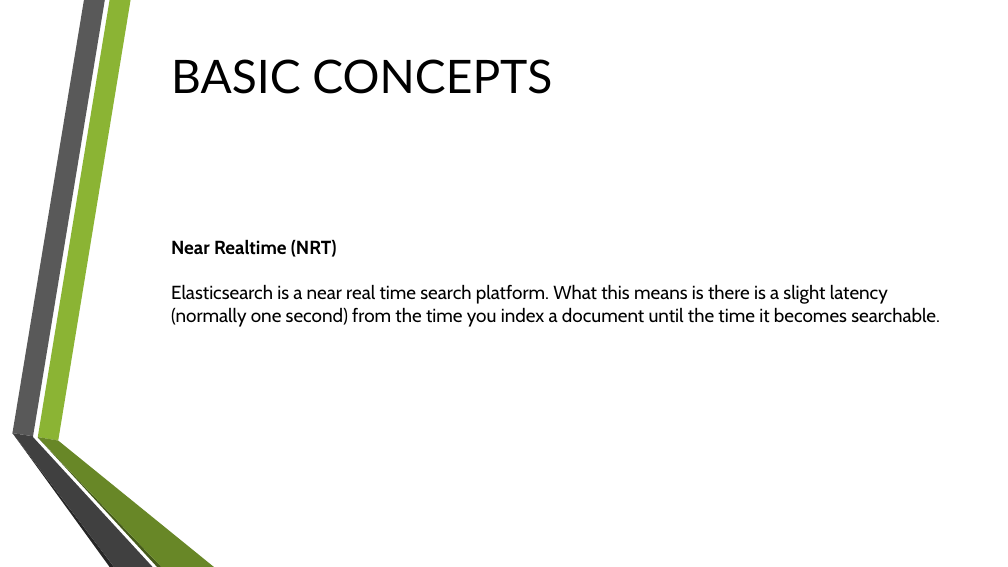
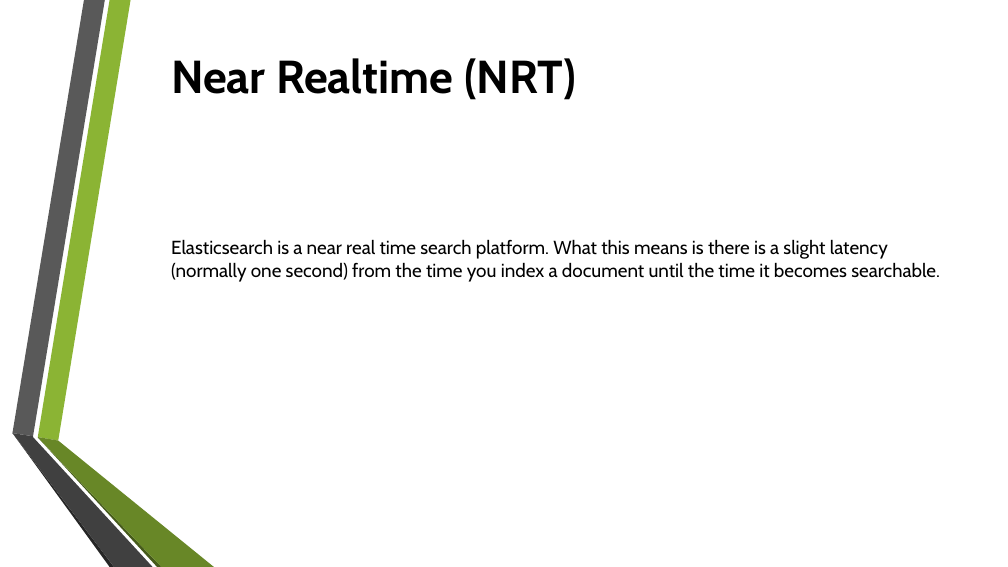
Before and after one commit to pnowy/elastic, a slide deck: slide 11 of etc/elastic.pptx (slide 5 before the commit). Drawn at 1008x567 pixels with LibreOffice and Linux fonts; fonts in the diff are those of the drawing; background and template pictures are left out. Boxes give left, top, right and bottom in pixels: in the first picture for what was removed or moved away, otherwise in the second. Text is boxed around its words. In the diff, an @@ line names an element or a change of style, - is before the commit and + after.

```diff
--- a/etc/elastic.pptx
+++ b/etc/elastic.pptx
@@ text at (171,58,576,100): text changed; font Lato to Cabin; bold on @@
-BASIC CONCEPTS
+Near Realtime (NRT)
@@ text at (171,239,337,257): paragraph removed @@
-Near Realtime (NRT)
```
Also in this commit, not shown: 3 other slides changed, 9 slides added, 4 slides removed, 10 other files.
